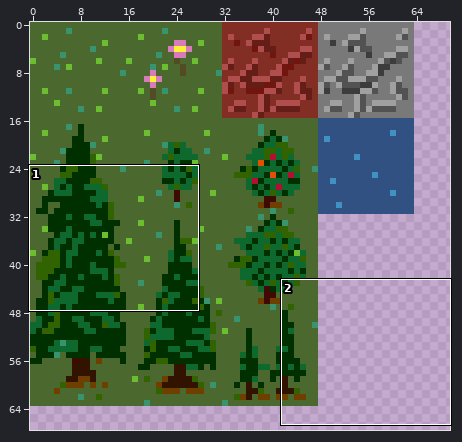
Two versions of one sprite sheet, resources/palette.png. Above, an overview of the earlier version with the close-up marked.
Close-up. Old version:
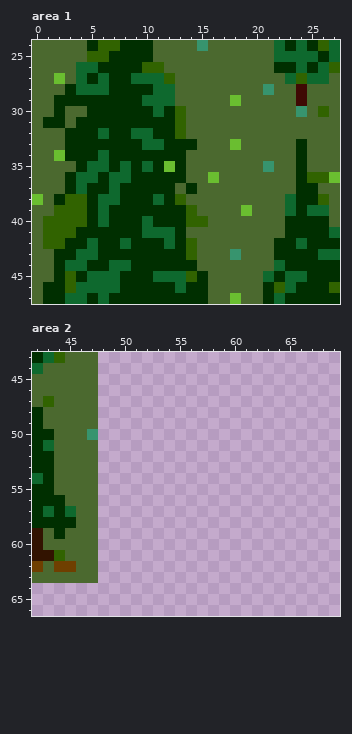
The file is 256x256 pixels. Shown: area 1: x 0..27, y 24..47; area 2: x 42..69, y 43..66. The wide view leaves out empty margins.
After:
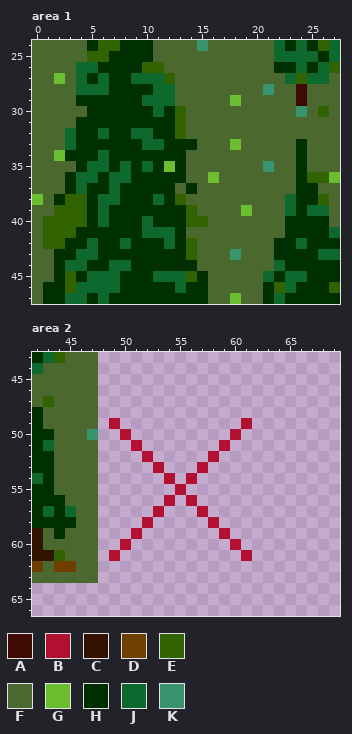
Palette (. is transparent): A #3f0904  B #b21030  C #321300  D #6f3f00  E #316300  F #4b692f  G #6abe30  H #002f00  J #0e692e  K #37946e
Commit message: clear tiles with mouse/hot key
Change:
{"where": "area 1"}
{"y":28,"x":3,"old":"H","new":"F"}
{"y":29,"x":2,"old":"HH","new":"FF"}
{"y":30,"x":2,"old":"H","new":"F"}
{"y":31,"x":1,"old":"HH","new":"FF"}
{"y":32,"x":3,"old":"H","new":"J"}
{"y":33,"x":3,"old":"H","new":"J"}
{"where": "area 2"}
{"y":49,"x":49,"old":".","new":"B"}
{"y":49,"x":61,"old":".","new":"B"}
{"y":50,"x":50,"old":".","new":"B"}
{"y":50,"x":60,"old":".","new":"B"}
{"y":51,"x":51,"old":".","new":"B"}
{"y":51,"x":59,"old":".","new":"B"}
{"y":52,"x":52,"old":".","new":"B"}
{"y":52,"x":58,"old":".","new":"B"}
{"y":53,"x":53,"old":".","new":"B"}
{"y":53,"x":57,"old":".","new":"B"}
{"y":54,"x":54,"old":".","new":"B"}
{"y":54,"x":56,"old":".","new":"B"}
{"y":55,"x":55,"old":".","new":"B"}
{"y":56,"x":54,"old":".","new":"B"}
{"y":56,"x":56,"old":".","new":"B"}
{"y":57,"x":53,"old":".","new":"B"}
{"y":57,"x":57,"old":".","new":"B"}
{"y":58,"x":52,"old":".","new":"B"}
{"y":58,"x":58,"old":".","new":"B"}
{"y":59,"x":51,"old":".","new":"B"}
{"y":59,"x":59,"old":".","new":"B"}
{"y":60,"x":50,"old":".","new":"B"}
{"y":60,"x":60,"old":".","new":"B"}
{"y":61,"x":49,"old":".","new":"B"}
{"y":61,"x":61,"old":".","new":"B"}
